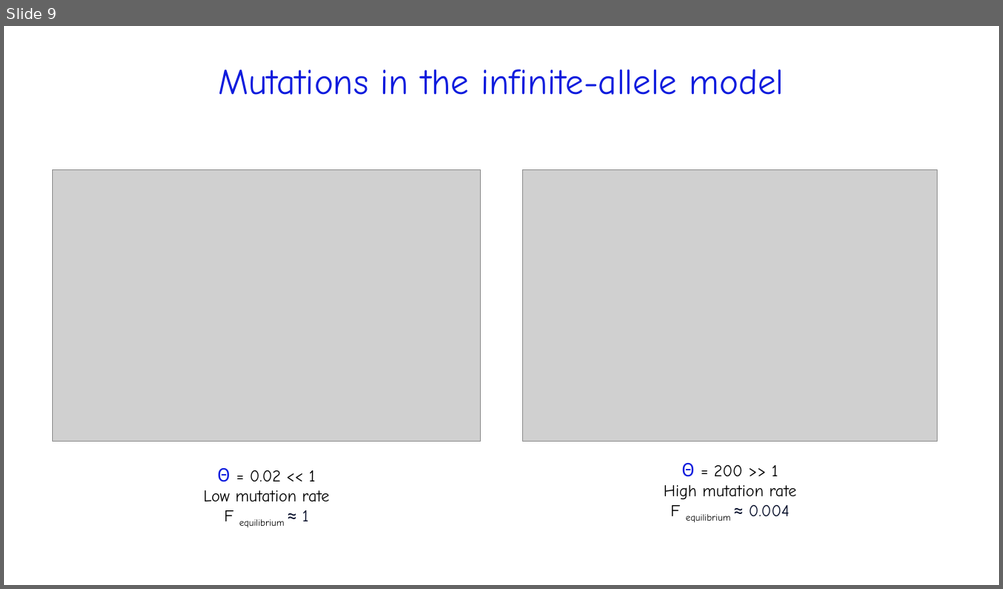
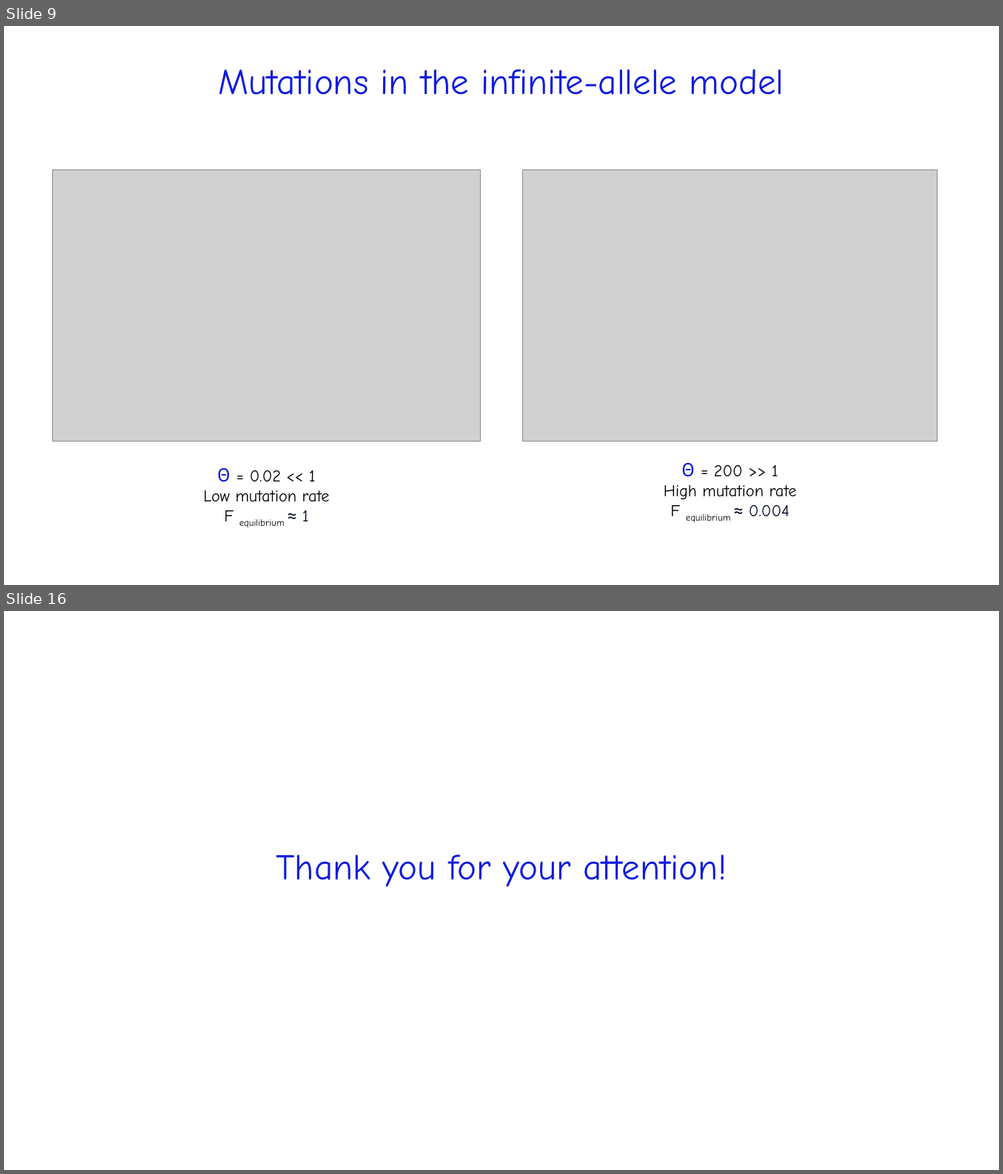
Before and after one commit to kgaydukova/PopulationGeneticsProject, a slide deck: GPOP_Gaydukova_slides.pptx. Shown one above the other, each under a label of ours: slide 9 before the commit, slides 9 and 16 after it; the slides between them are not shown. The pictures are 1003x589 and 1003x1174 pixels, drawn with LibreOffice and Linux fonts; fonts in the diff are those of the drawing; grey boxes stand for pictures. Boxes give left, top, right and bottom in pixels: in the first picture for what was removed or moved away, otherwise in the second. Text is boxed around its words. In the diff, an @@ line names an element or a change of style, - is before the commit and + after.

```diff
--- a/GPOP_Gaydukova_slides.pptx
+++ b/GPOP_Gaydukova_slides.pptx
@@ slide 16 added at <box>4,611,999,1170</box>, background #FFFFFF @@
@@ title added at <box>276,854,727,887</box>, 35 pt, text #0E1BDD @@
+Thank you for your attention!
```
Also in this commit, not shown: 3 slides changed, 5 other slides added, 1 other file.
